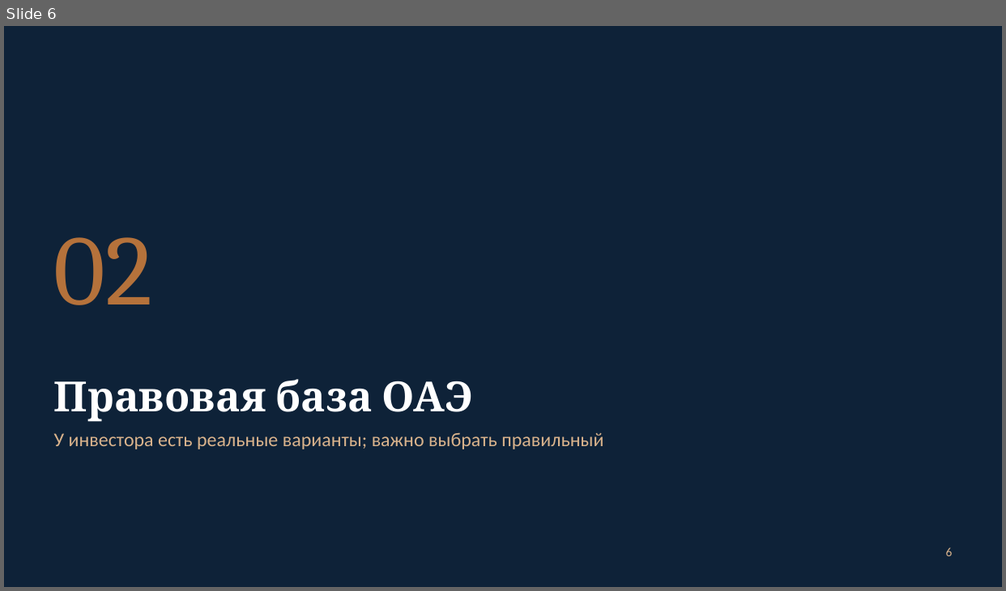
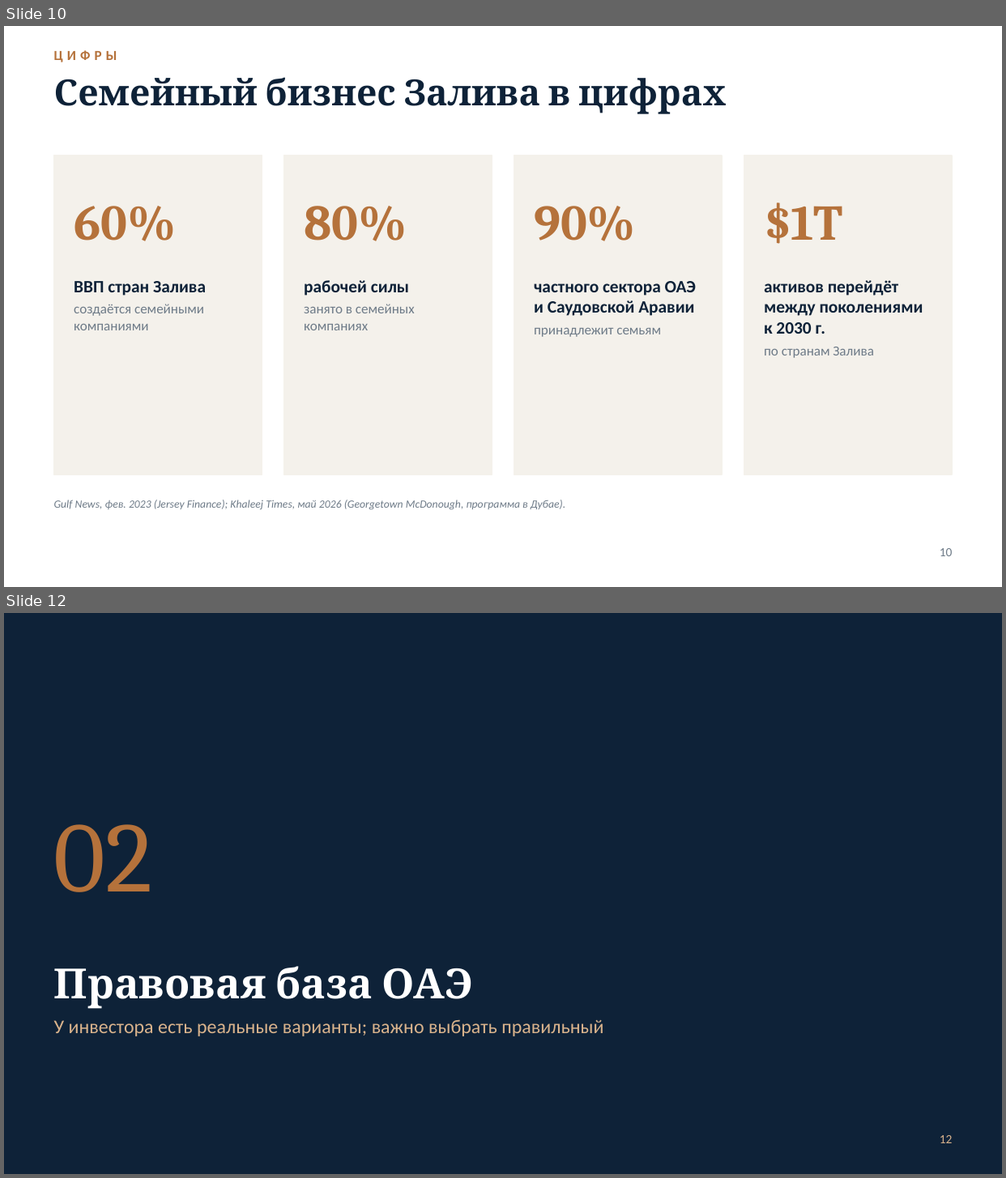
Before and after one commit to abdalmonemalmousa-prog/aa, a slide deck: presentations/05_Seminar_Webinar_Protect_Foreign_Investors_RU.pptx. Shown one above the other, each under a label of ours: slide 6 before the commit, slides 10 and 12 after it; the slides between them are not shown. The pictures are 1006x591 and 1006x1178 pixels, drawn with LibreOffice and Linux fonts; fonts in the diff are those of the drawing; background and template pictures are left out. Boxes give left, top, right and bottom in pixels: in the first picture for what was removed or moved away, otherwise in the second. Text is boxed around its words. In the diff, an @@ line names an element or a change of style, - is before the commit and + after.

```diff
--- a/presentations/05_Seminar_Webinar_Protect_Foreign_Investors_RU.pptx
+++ b/presentations/05_Seminar_Webinar_Protect_Foreign_Investors_RU.pptx
@@ slide 10 added at [4,26,1002,587], background #FFFFFF @@
@@ text added at [54,50,117,62], 10 pt, text #B5723B, bold @@
+ЦИФРЫ
@@ text added at [54,77,726,114], 26 pt, text #0E2238, bold @@
+Семейный бизнес Залива в цифрах
@@ rectangle added at [54,156,262,475], fill #F4F1EB, outline #F4F1EB 1 pt @@
@@ rectangle added at [284,156,492,475], fill #F4F1EB, outline #F4F1EB 1 pt @@
@@ rectangle added at [514,156,722,475], fill #F4F1EB, outline #F4F1EB 1 pt @@
@@ rectangle added at [744,156,952,475], fill #F4F1EB, outline #F4F1EB 1 pt @@
@@ text added at [74,206,176,241], 36 pt, text #B5723B, bold @@
+60%
@@ text added at [304,206,407,241], 36 pt, text #B5723B, bold @@
+80%
@@ text added at [534,206,636,241], 36 pt, text #B5723B, bold @@
+90%
@@ text added at [764,203,843,244], 36 pt, text #B5723B, bold @@
+$1T
@@ text added at [74,281,206,331], 10 pt, text #6E7B88 @@
+ВВП стран Залива
+создаётся семейными компаниями
@@ text added at [304,280,415,331], 10 pt, text #6E7B88 @@
+рабочей силы
+занято в семейных компаниях
@@ text added at [534,281,696,337], 12.5 pt, text #0E2238, bold @@
+частного сектора ОАЭ и Саудовской Аравии
+принадлежит семьям
@@ text added at [764,280,923,358], 12.5 pt, text #0E2238, bold @@
+активов перейдёт между поколениями к 2030 г.
+по странам Залива
@@ text added at [54,500,565,510], 8 pt, text #6E7B88, italic @@
+Gulf News, фев. 2023 (Jersey Finance); Khaleej Times, май 2026 (Georgetown McDonough, программа в Дубае).
@@ page number added at [940,548,953,557], 9 pt, text #6E7B88 @@
+10
@@ what was slide 6 is now slide 12 @@
@@ page number at [940,1135,953,1144]: text changed @@
-6
+12
```
Also in this commit, not shown: 2 slides changed, 6 other slides added, 25 other files.
